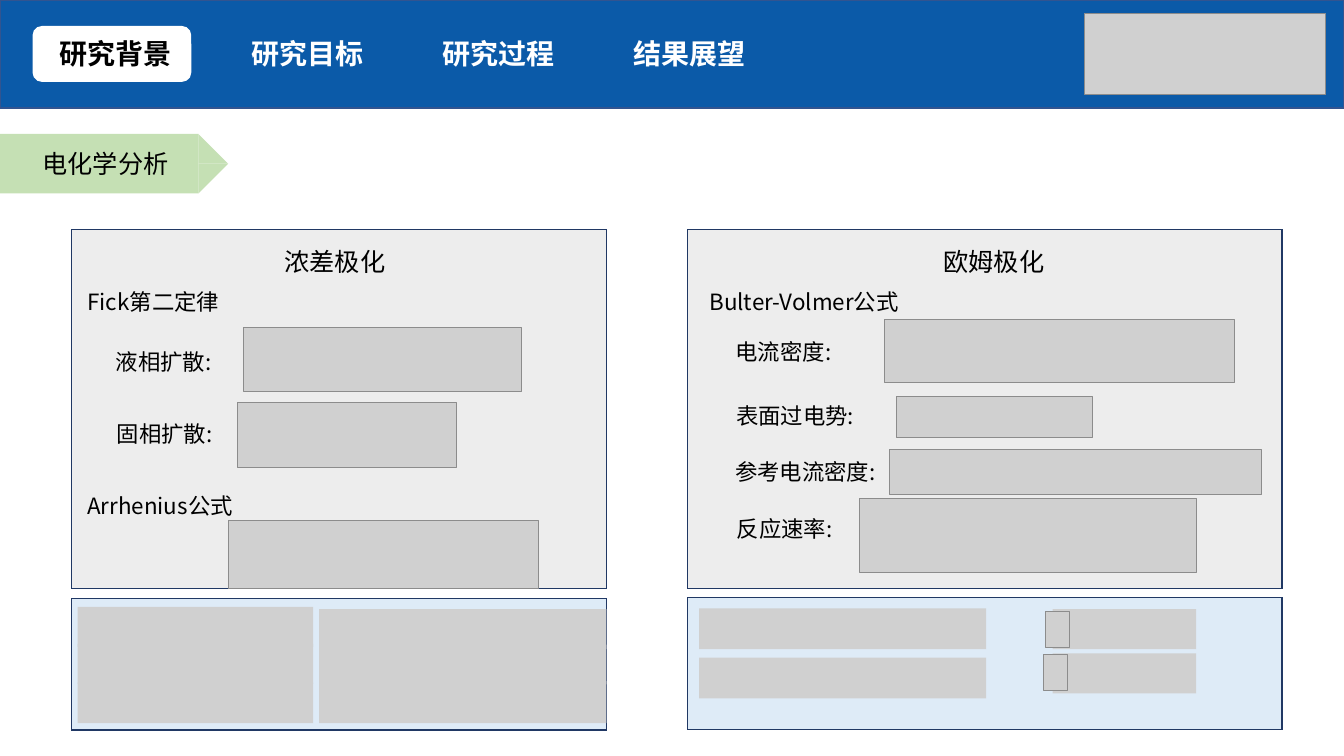
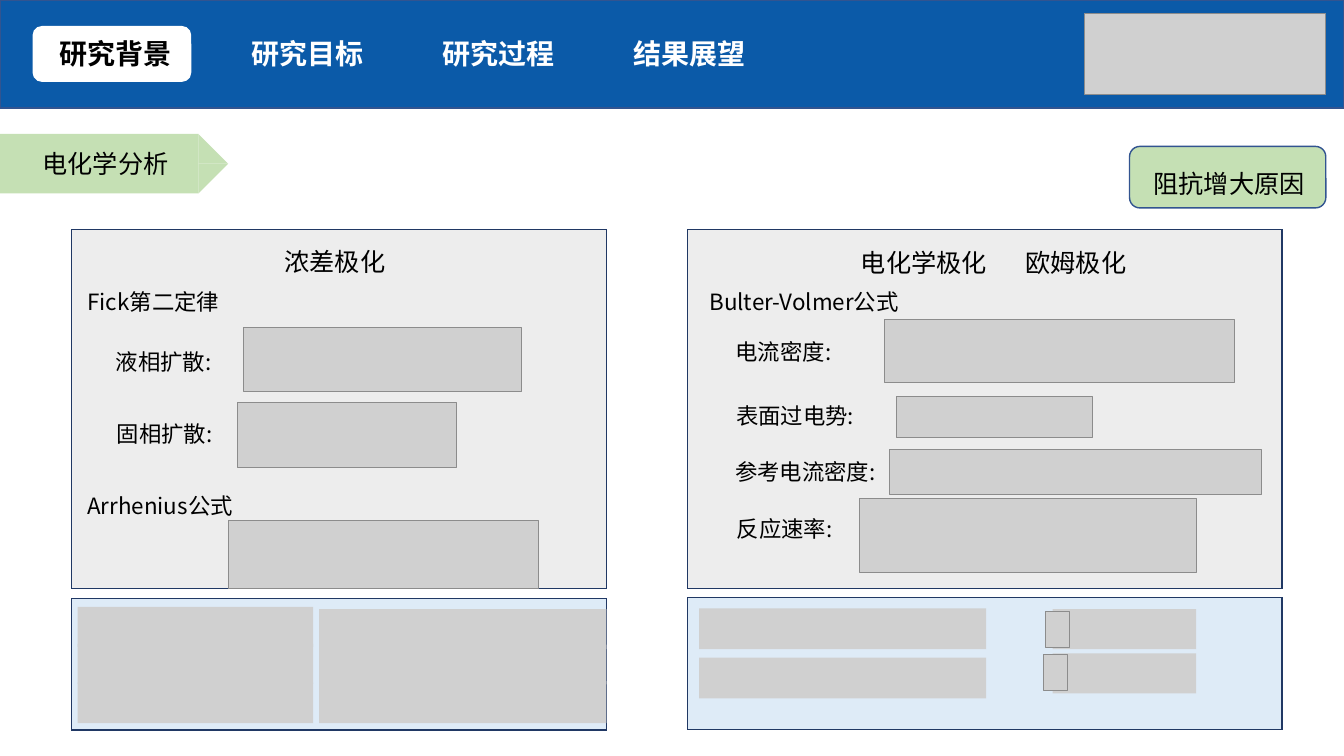
Before and after one commit to SudaSoda/Graduation-Design, a slide deck: slide 4 of Output/毕设答辩_赵杰_1452047.pptx. Drawn at 1344x756 pixels with LibreOffice and Linux fonts; fonts in the diff are those of the drawing; grey boxes stand for pictures. Boxes give left, top, right and bottom in pixels: in the first picture for what was removed or moved away, otherwise in the second. Text is boxed around its words. In the diff, an @@ line names an element or a change of style, - is before the commit and + after.

```diff
--- a/Output/毕设答辩_赵杰_1452047.pptx
+++ b/Output/毕设答辩_赵杰_1452047.pptx
@@ rounded rectangle added at (1130, 146, 1327, 208), fill #C5E0B4, outline #325491 1 pt @@
@@ text added at (1154, 171, 1305, 195), 18 pt, text #000000 @@
+阻抗增大原因
@@ text added at (861, 251, 987, 274), 18 pt, text #000000 @@
+电化学极化
@@ text "欧姆极化": place and size @@
-text "欧姆极化" at (943, 250, 1044, 273)
+text "欧姆极化" at (1026, 251, 1127, 274)
```
Also in this commit, not shown: 10 other slides changed, 16 other files.
